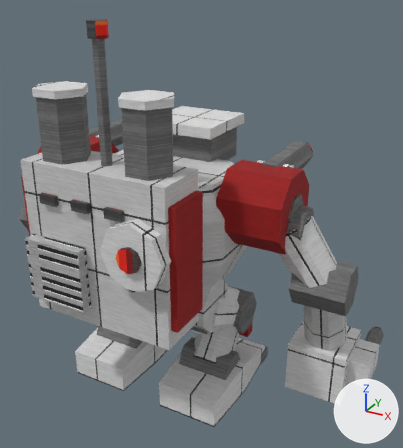
The glTF model art/models/baboon.glb, before and after one commit.
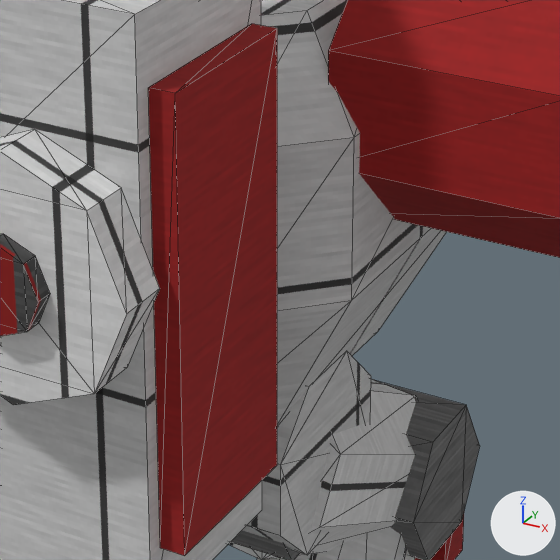
Old and new are each drawn whole from a 50 mm lens placed at (66.5, -102.8, 96.2), pointed at (8.8, 2.2, 43.7) and again close up on the part from 32% to 69% of the width and 41% to 75% of the height. Every picture has the same lights, and +X, +Y and +Z are marked at lower right. The first two pictures are the older version. The close-ups show mesh edges as thin lines.

The first close-up shows 'corona_dish', 'dish_core', 'hip.001', 'knee.001', 'pauldron.001', 'pelvis', 'rack', 'rack_stripe.001', 'shin.001', 'thigh.001', 'torso' and 1 more.
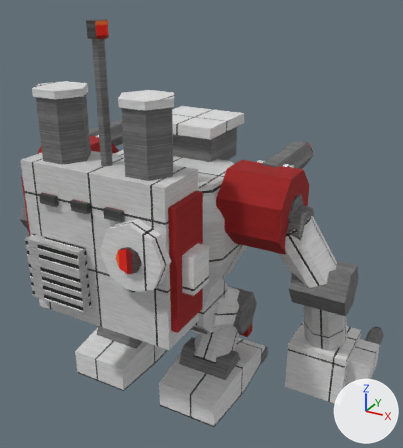
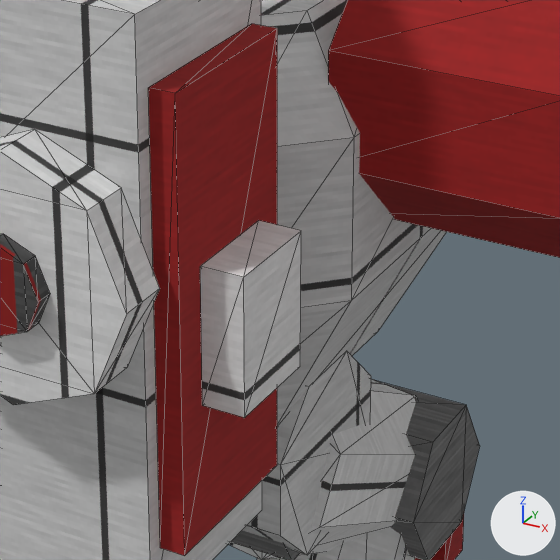
Where the change shows, as pixel boxes [x1, y1, x2, y2] in the close-ups (560 x 560 px):
'flank_mount', added
    after: [200, 221, 301, 418]

Diff of the bpy script that builds the scene:
```diff
--- a/art/models/baboon.glb.py
+++ b/art/models/baboon.glb.py
@@ me_flank_mount @@
+me_flank_mount.from_pydata(...)  # a box spanning x 18.5..21.0, y -23.0..-17.0, z 41.0..49.0
+me_flank_mount.materials.append(mat_steel_plate)  # picture img_plate
@@ ob_flank_mount @@
+ob_flank_mount = bpy.data.objects.new('flank_mount', me_flank_mount)
+ob_flank_mount.location = (0.0, 0.0, 0.0)
```
